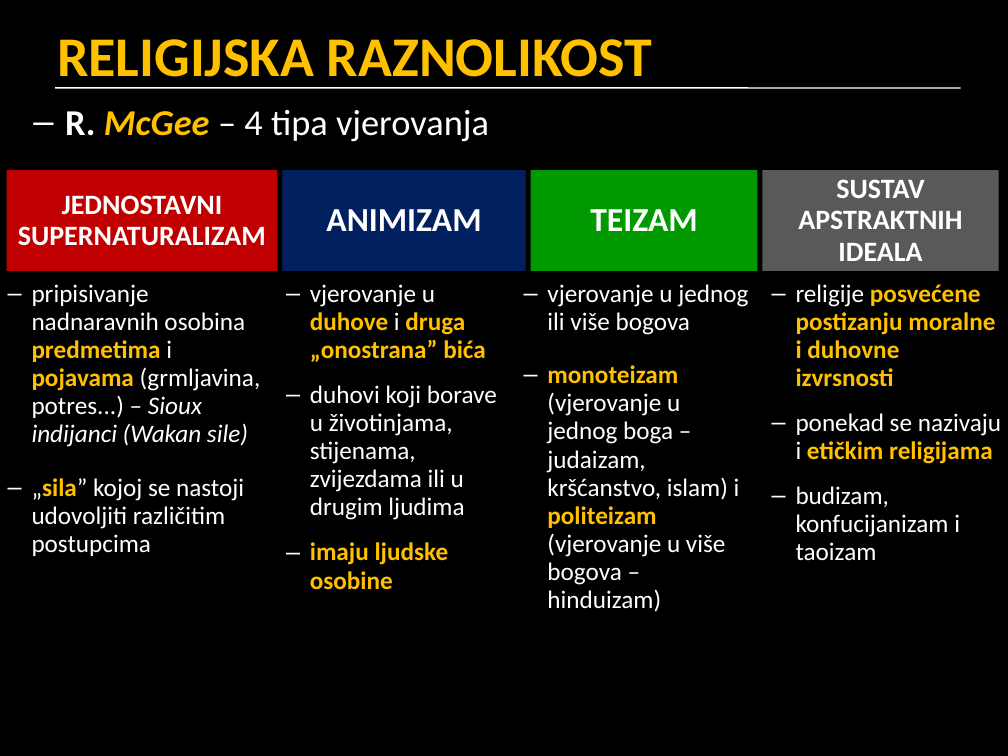
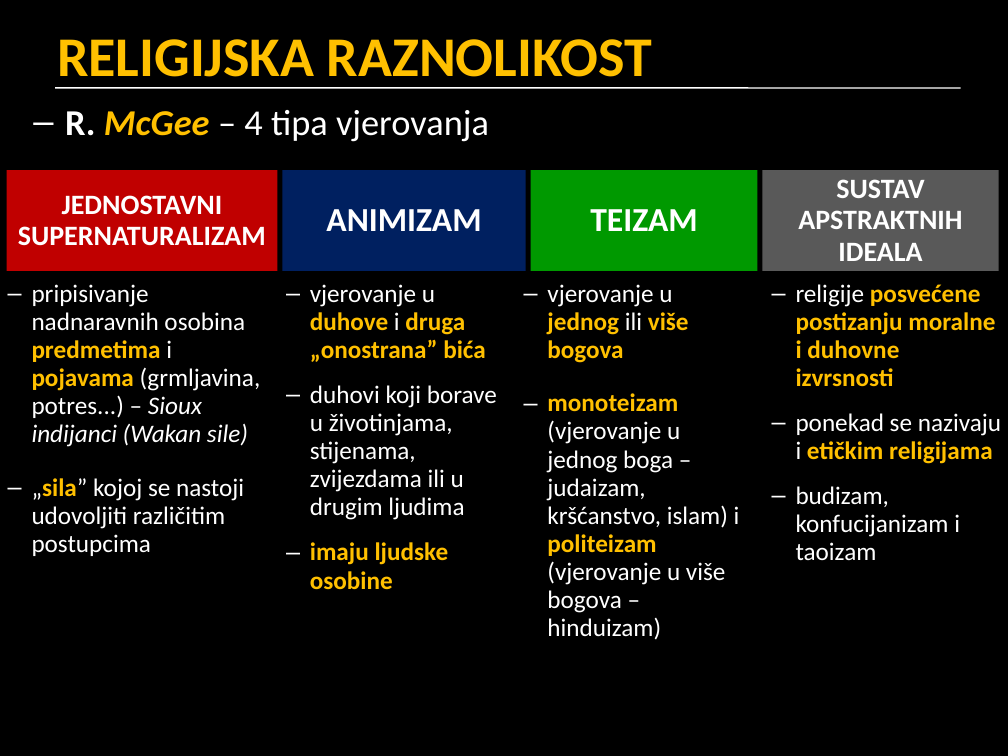
Before and after one commit to srednja-skola/sociologija, a slide deck: slide 12 of data/pptx/SOC-ponavljanje_za_2_ispit.pptx (slide 11 before the commit). Drawn at 1008x756 pixels with LibreOffice and Linux fonts; fonts in the diff are those of the drawing. Boxes give left, top, right and bottom in pixels: in the first picture for what was removed or moved away, otherwise in the second. Text is boxed around its words. In the diff, an @@ line names an element or a change of style, - is before the commit and + after.

```diff
--- a/data/pptx/SOC-ponavljanje_za_2_ispit.pptx
+++ b/data/pptx/SOC-ponavljanje_za_2_ispit.pptx
@@ text at (547,284,689,363): text colour #FFFFFF to #FFC000, bold on in "jednog više bogova" @@
```
Also in this commit, not shown: 3 other slides changed, 1 slide added.
